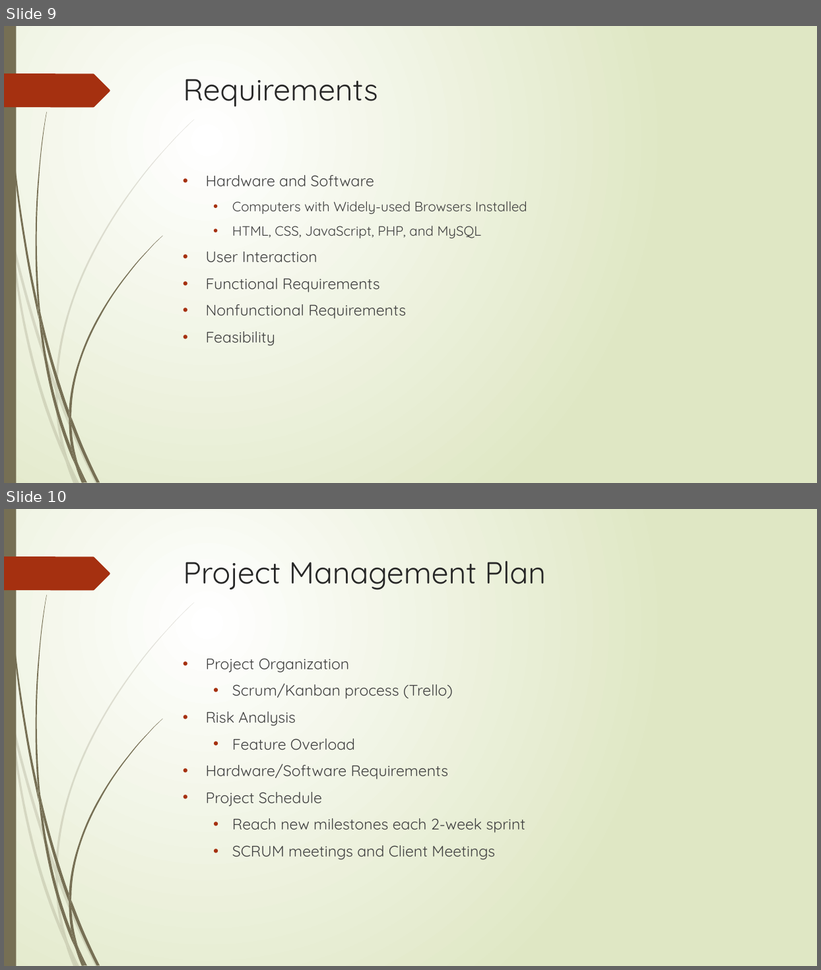
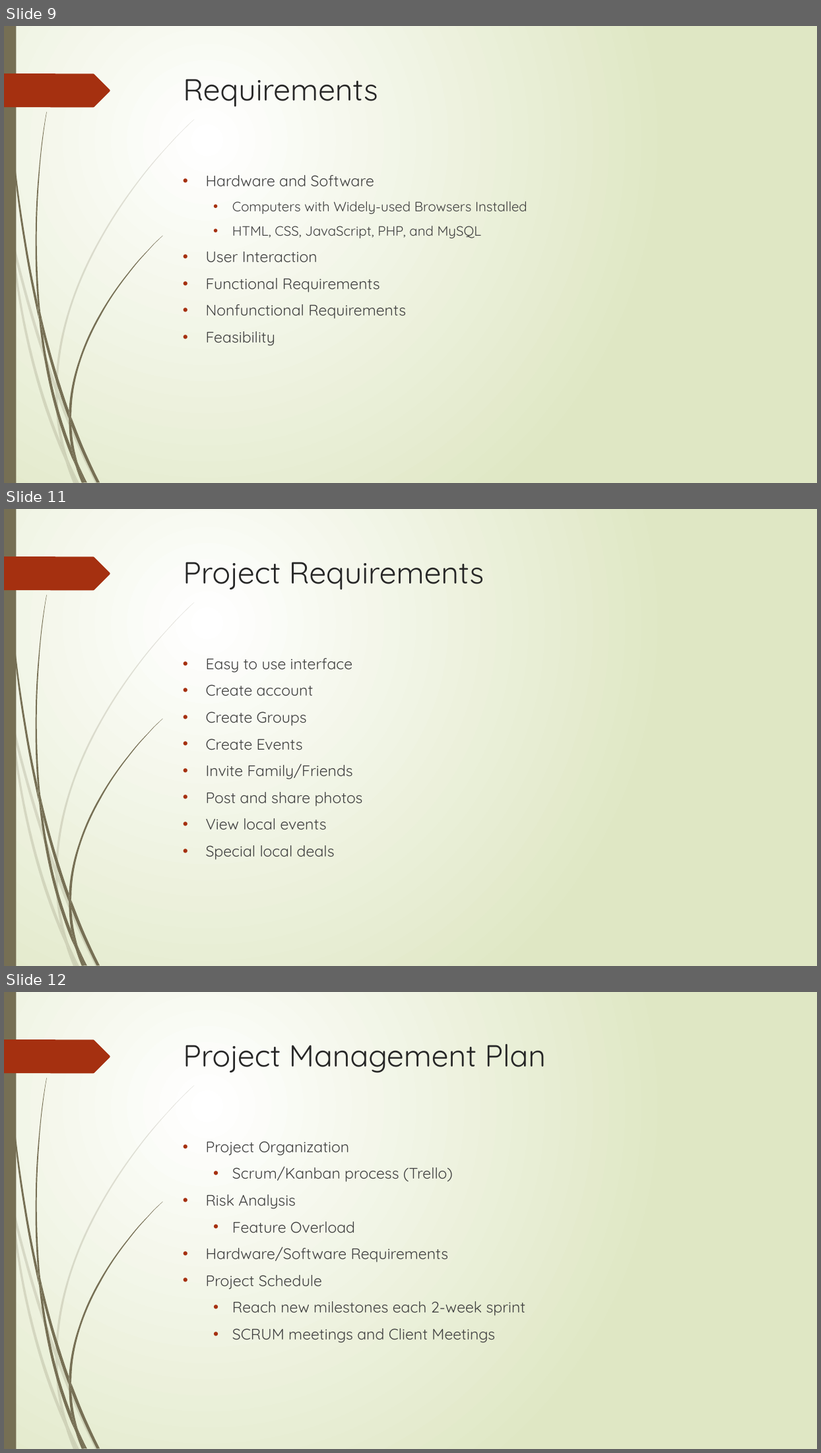
Before and after one commit to cs480GroupCAKE/PIEWebsite, a slide deck: Presentation/12.8.15 Presentation (Revised).pptx. Shown one above the other, each under a label of ours: slides 9 and 10 before the commit, slides 9, 11 and 12 after it; the slides between them are not shown. The pictures are 821x970 and 821x1453 pixels, drawn with LibreOffice and Linux fonts; fonts in the diff are those of the drawing. Boxes give left, top, right and bottom in pixels: in the first picture for what was removed or moved away, otherwise in the second. Text is boxed around its words. In the diff, an @@ line names an element or a change of style, - is before the commit and + after.

```diff
--- a/Presentation/12.8.15 Presentation (Revised).pptx
+++ b/Presentation/12.8.15 Presentation (Revised).pptx
@@ slide 11 added at <box>4,509,817,966</box>, background gradient #FFFFFF to #DFE8C4; not listed: 24 template elements that a slide beside it also shows @@
@@ title added at <box>183,562,484,590</box>, 36 pt, text #262626 @@
+Project Requirements
@@ text added at <box>206,658,363,860</box>, 18 pt, text #404040 @@
+• Easy to use interface
+• Create account
+• Create Groups
+• Create Events
+• Invite Family/Friends
+• Post and share photos
+• View local events
+• Special local deals
@@ what was slide 10 is now slide 12 @@
```
Also in this commit, not shown: 2 other slides added, 1 slide removed.
